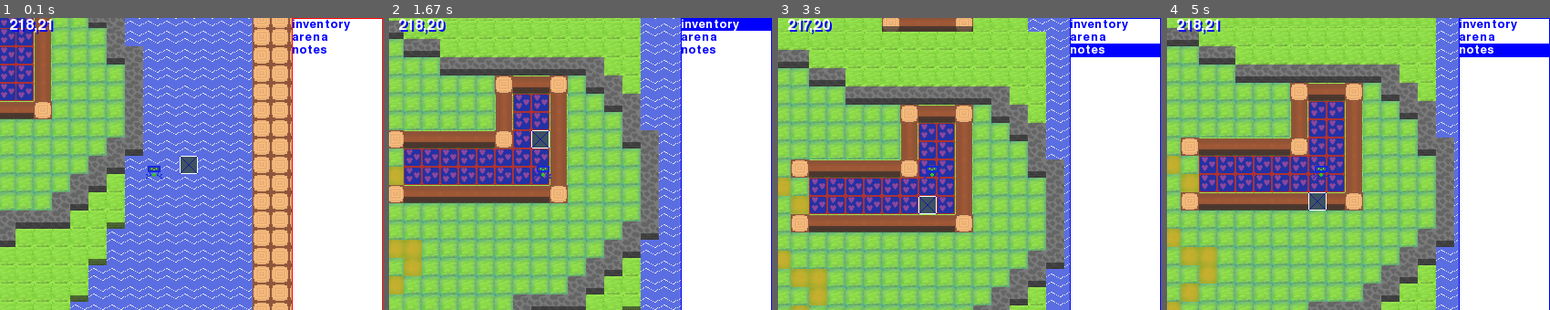
Above: before the commit, frames 1-4 (left to right).
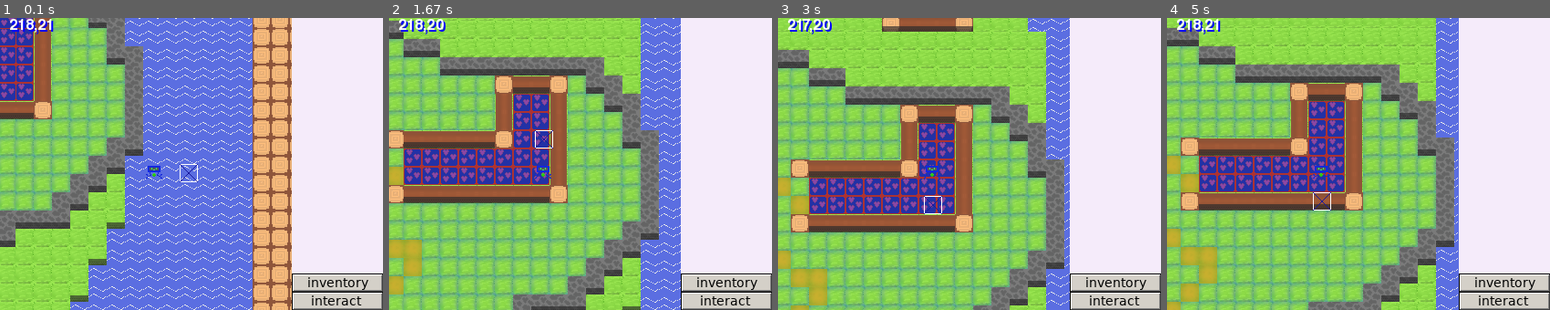
Above: after the commit, the same moments.

Repository: tigercoding56/pokethemoonforautism
Game: pygame game, started from libraries.py
Two runs of this game, one before a commit and one after it. Both use one fixed random seed, a clock stepped at 60 frames per second and the inputs below.
Inputs (mouse positions are in pixels of both pictures, inside the frame that each line leads up to):
- Up to frame 1 (0.1 s): no input
- Up to frame 2 (1.67 s): click (726, 301) at 0.4 s; tap S at 0.67 s; hold Right 1-1.47 s; hold Up from 1.5 s (still down)
- Up to frame 3 (3 s): release Up at 1.8 s; hold Right 1.83-2.3 s; hold Left 2.33-2.87 s; hold Down from 2.9 s (still down)
- Up to frame 4 (5 s): release Down at 3.2 s; hold Left 3.23-3.63 s; hold Up 3.67-4.03 s; hold Right 4.07-4.7 s; hold Down from 4.73 s (still down)

The runs differ from the first frame. In frame 1, 4.1% of the frame differs, in the area x 46-100%, y 0-100%; in frame 2, 4.7%; in frame 3, 4.9%; in frame 4, 5.0%, in the area x 36-100%, y 0-100%.

Commit message:
4 -- Commit Signed off by benedikt moore (celleron56@protonmail.com)

Diff:
--- a/libraries.py
+++ b/libraries.py
@@ -9,7 +9,7 @@
 import enemies as EM
 from xmap import *
 from inventory import cplayer  , irender
-pygame.init()
+from pygamebutton import PygButton
 mousepos = [1,0]
 transition = [1,"WMP","WMP"]
 #transition = [0,"WMP","ARENA"]
@@ -17,9 +17,23 @@
 ACTIVEAREA = "WMP"# WMP = world map , so the default playing area is handled while WMP is active
 X = 420
 Y = 320
+cmap = gmap(tiles)
 ######################
 #player initial setup#
 ######################
+
+
+######################
+
+
+
+
+######################
+#GUI setup           #
+######################
+invbtn = PygButton(caption="inventory",rect=(320,280,100,20))
+intbtn = PygButton(caption="interact ",rect=(320,300,100,20))
+#intbtn = PygButton(caption="scavenge",rect=(320,260,100,20))
 
 
 ######################
@@ -30,20 +44,7 @@
      global defaultpk
      return defaultpk
 
-class UIAPP(App):
-    def __init__(self,**options):
-        super().__init__(**options)
-        agui.Scene(id=0)
-        self.menu = agui.ListBox(['inventory','arena','notes'],pos=(320,0),width=100,fontsize=20,cmd="self.sse()",name="mn1")
-        #agui.Text('Scene 0')
-        #agui.Text('Introduction screen the app')
-
-
-        App.scene = App.scenes[0]
-
-
-
-UI1 = UIAPP(size=(X,Y))
+
 
 
 
@@ -100,7 +101,7 @@
             if self.percentage == self.steps :
                 self.cx = self.targetx
                 self.cy = self.targety
-
+message = ["",0]
 class render():
     def __init__(self):
         global X,Y
@@ -120,7 +121,7 @@
     def renderarena(self):
         self.screen.blit(self.arenaimg,(0,0))
     def renderwmp(self,camera,xgmap,frametime):
-        global mousepos
+        global mousepos,message
         for x in range(-1,17):
             for y in range(-1,17):
                 x = x
@@ -147,20 +148,19 @@
 
                 self.screen.blit(self.playerpreimg,(159,159))
                 if list(mousepos) == [-1,0]:
-                    self.screen.blit(self.highlight,(140 + self.gets(camera.cx),160 +self.gets(camera.cy)))
+                    self.screen.blit(self.highlight,(140 + self.gets(camera.cx),160 ))
                 elif list(mousepos) == [1,0] :
-                    self.screen.blit(self.highlight,(200 + self.gets(camera.cx),160 +self.gets(camera.cy)))
+                    self.screen.blit(self.highlight,(200 + self.gets(camera.cx),160 ))
                 elif list(mousepos) == [0,1]:
-                    self.screen.blit(self.highlight,(160 + self.gets(camera.cx),200 +self.gets(camera.cy)))
+                    self.screen.blit(self.highlight,(160 ,200 + self.gets(camera.cy)))
                 elif list(mousepos) == [0,-1] :
-                    self.screen.blit(self.highlight,(160 + self.gets(camera.cx),140 +self.gets(camera.cy)))
+                    self.screen.blit(self.highlight,(160 ,140 + self.gets(camera.cy)))
 
 
 
 
 
 ##initialise stuff
-cmap = gmap(tiles)
 drawsys = render()
 mycam = camera()
 mycam.tp(218,40)
@@ -168,20 +168,28 @@
 camx = 218
 camy = 21
 frametime = 0
-drawsys.screen = UI1.screen
+drawsys.screen =  pygame.display.set_mode((X,Y))
 def interact():
-    global cmap,camx,camy,mousepos
-    if mousepos == [2,0]:
-        rlpos = [1,0]## hack else graphics will not work
-    else:
-        rlpos = mousepos
-    print(cmap.gettile(camx+rlpos[0] ,camy+rlpos[1]))
-    print(mousepos)
+    global cmap,cplayer,camx,camy,mousepos,message
+    rlpos = mousepos
+    t = cmap.gettile(camx+rlpos[0] ,camy+rlpos[1],1)
+    if t.interactable :
+        res = t.interact(cplayer,cmap)
+        if len(res) > 0:
+            cplayer = res[0]
+        if len(res) > 1:
+            cmap = res[1]
+        if len(res)>2 :
+            message = [res[2],60]
+    cmap.setmap(camx+rlpos[0] ,camy+rlpos[1],t)
+
+
+
 
 ###helper function
 isinvo = False
 def main():
-    global isinvo,mycam,camx,drawsys,camy,frametime,cmap,UI1,ACTIVEAREA,AREAS,transition, mousepos,pactare
+    global isinvo,mycam,camx,drawsys,camy,frametime,cmap,ACTIVEAREA,AREAS,transition, mousepos,pactare
     mycam.move(camx,camy)
     frametime = frametime + 1 % 20
     mycam.run()
@@ -189,6 +197,7 @@
         if ACTIVEAREA == "WMP":
             drawsys.renderwmp(mycam,cmap,frametime)
             ptext.draw( "" +str(camx) +","+ str(camy), (10, 0), shadow=(1.0,1.0), scolor="blue")
+
         elif ACTIVEAREA == "ARENA":
             drawsys.renderarena()
     if isinvo :
@@ -214,15 +223,15 @@
                print(agui.elementriev)
             agui.elementriev =""
         for event in pygame.event.get():
-            UI1.scene.do_event(event)
             if event.type == pygame.QUIT:
                 pygame.quit()
-
+            if 'click' in intbtn.handleEvent(event):
+                    interact()
             if event.type == pygame.KEYDOWN and ACTIVEAREA == "WMP" and not isinvo:
+
                 keyeventlist = [0,0,0,0]
                 camerax = camx
                 cameray = camy
-                UI1.do_shortcut(event)
                 if event.key == pygame.K_RIGHT:
                     keyeventlist[1] = 1
                     mousepos = [1,0]
@@ -295,9 +304,16 @@
         if not ACTIVEAREA in ["inventory"]:
             ACTIVEAREA = transition[2]
     if not isinvo:
-        UI1.run()
-        UI1.scene.update()
-        UI1.scene.draw()
+        pygame.draw.rect(drawsys.screen, (245,235,250), pygame.Rect(320, 0, 420, 320))
+        if ACTIVEAREA == "WMP":
+            invbtn.draw(drawsys.screen)
+            intbtn.draw(drawsys.screen)
+            ####other world related GUI is to be drawn here###
+            #                                                #
+            #                                                #
+            ##################################################
+
+
     gc.collect(2)
 
 
--- a/tiledef.py
+++ b/tiledef.py
@@ -25,8 +25,8 @@
 
 tiles = []
 class tile():
-    def interact(self):
-        return 0
+    def interact(self,cplayer,cmap,message="found \n nothing"):
+        return [cplayer,cmap,message]#usefull for modifying the worldmap  , or teleporting the player the last argument is a message
 
     def gtx(self,fn):
         return self.gt()
@@ -39,6 +39,7 @@
             if  "unpassable" in attributes[3]:
                 self.walkable = 0
         self.attributes = []
+        self.interactable = 0
         self.texture = ptexture('img/' +self.name+'.png')
     def catchtxt(self,name):
         return ptexture('img/' +name+'.png')
@@ -95,6 +96,7 @@
 class sand(tile):
     def upd(self):
         self.lgco(['ground', 2, 15],"sand",(128, 128, 128, 255))
+        self.interactable = 1
 class steppingstones(tile):
     def upd(self):
         self.lgco(['ground', 0, 0],"steppingstones",(10, 10, 10, 255))
--- a/xmap.py
+++ b/xmap.py
@@ -110,6 +110,22 @@
                 return tile.walkable
             else:
                 return tile2.walkable
+    def sett(self,imgmp,x,y,tile):
+        try:
+            imgmp.smmap((x,y),tile)
+            return imgmp
+        except:
+            return imgmp
+    def setmap(self,x,y,i):
+        x = x + 8
+        y = y + 8
+        ctile = i
+        tile = self.read(self.heightmap,x ,y)
+        tile2= self.read(self.structuremap,x,y,True)
+        if  tile2 == "none":
+                self.heightmap = self.sett(self.heightmap,x,y,ctile)
+        else:
+                self.structuremapmap = self.sett(self.structuremap,x,y,ctile)
     def read(self,imgmp,x,y,clear=False,exc="none"):
         if exc == "none":
             size = imgmp.size
Binary file changed: img/hilight.png
